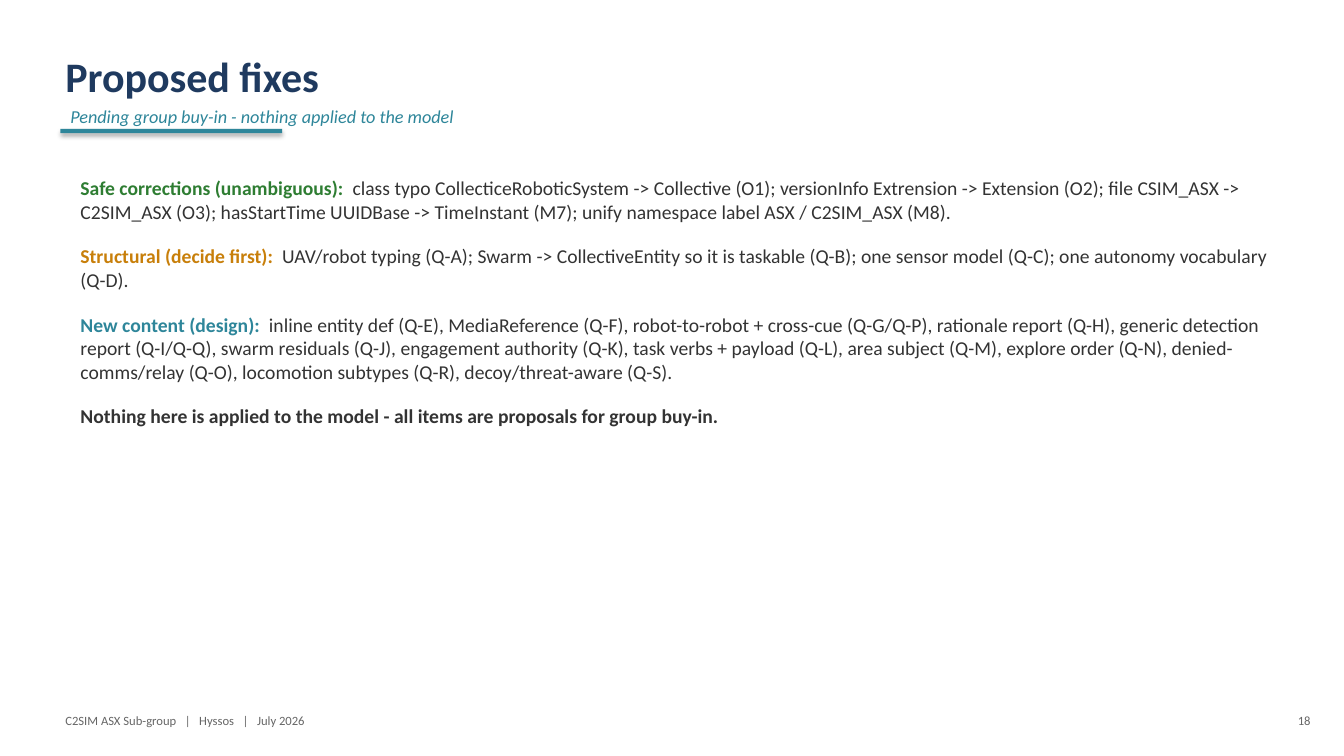
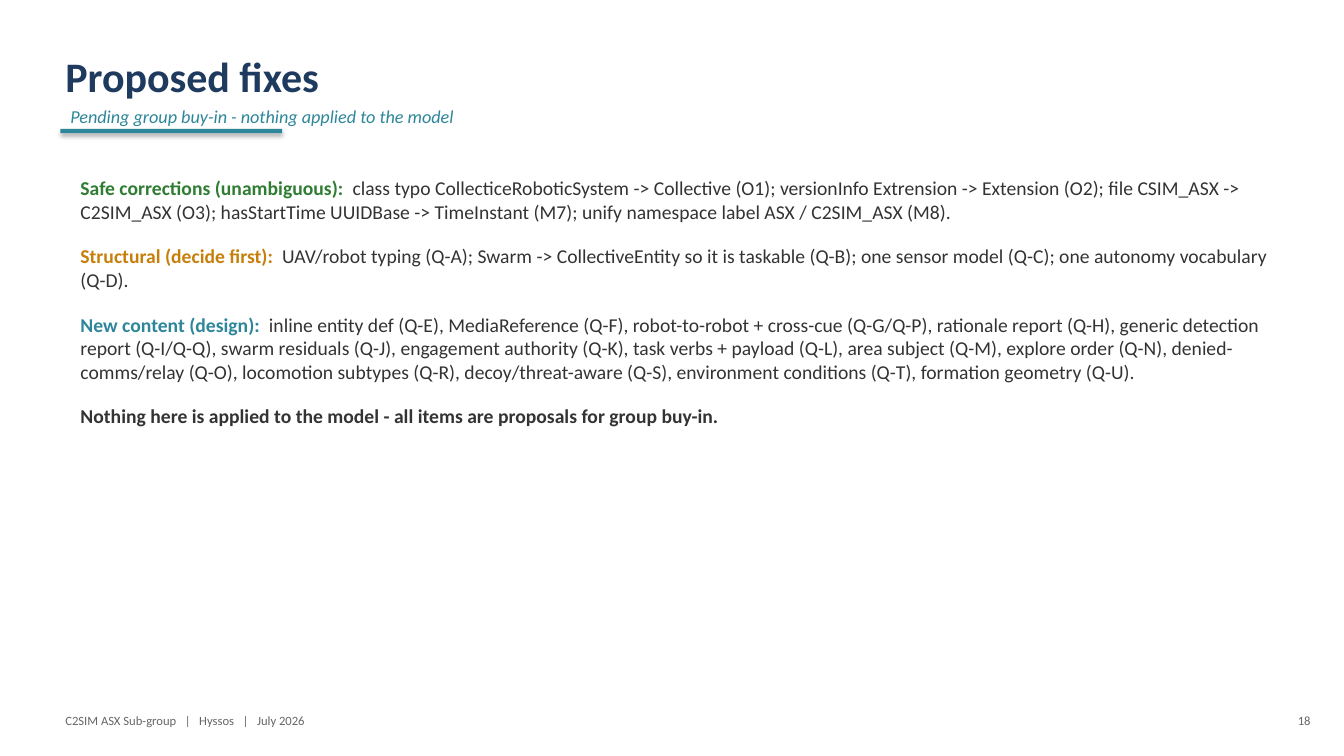
Before and after one commit to hyssostech/C2SIMArtifacts, a slide deck: slide 18 of Subgroups/ASX/InstantiationReview/ASX-Instantiation-Findings.pptx. Drawn at 1344x756 pixels with LibreOffice and Linux fonts; fonts in the diff are those of the drawing. Boxes give left, top, right and bottom in pixels: in the first picture for what was removed or moved away, otherwise in the second. Text is boxed around its words. In the diff, an @@ line names an element or a change of style, - is before the commit and + after.

```diff
--- a/Subgroups/ASX/InstantiationReview/ASX-Instantiation-Findings.pptx
+++ b/Subgroups/ASX/InstantiationReview/ASX-Instantiation-Findings.pptx
@@ text at (80, 317, 1259, 383): text changed @@
-New content (design): inline entity def (Q-E), MediaReference (Q-F), robot-to-robot + cross-cue (Q-G/Q-P), rationale report (Q-H), generic detection report (Q-I/Q-Q), swarm residuals (Q-J), engagement authority (Q-K), task verbs + payload (Q-L), area subject (Q-M), explore order (Q-N), denied-comms/relay (Q-O), locomotion subtypes (Q-R), decoy/threat-aware (Q-S).
+New content (design): inline entity def (Q-E), MediaReference (Q-F), robot-to-robot + cross-cue (Q-G/Q-P), rationale report (Q-H), generic detection report (Q-I/Q-Q), swarm residuals (Q-J), engagement authority (Q-K), task verbs + payload (Q-L), area subject (Q-M), explore order (Q-N), denied-comms/relay (Q-O), locomotion subtypes (Q-R), decoy/threat-aware (Q-S), environment conditions (Q-T), formation geometry (Q-U).
```
Also in this commit, not shown: 2 other slides changed, 1 other file.
